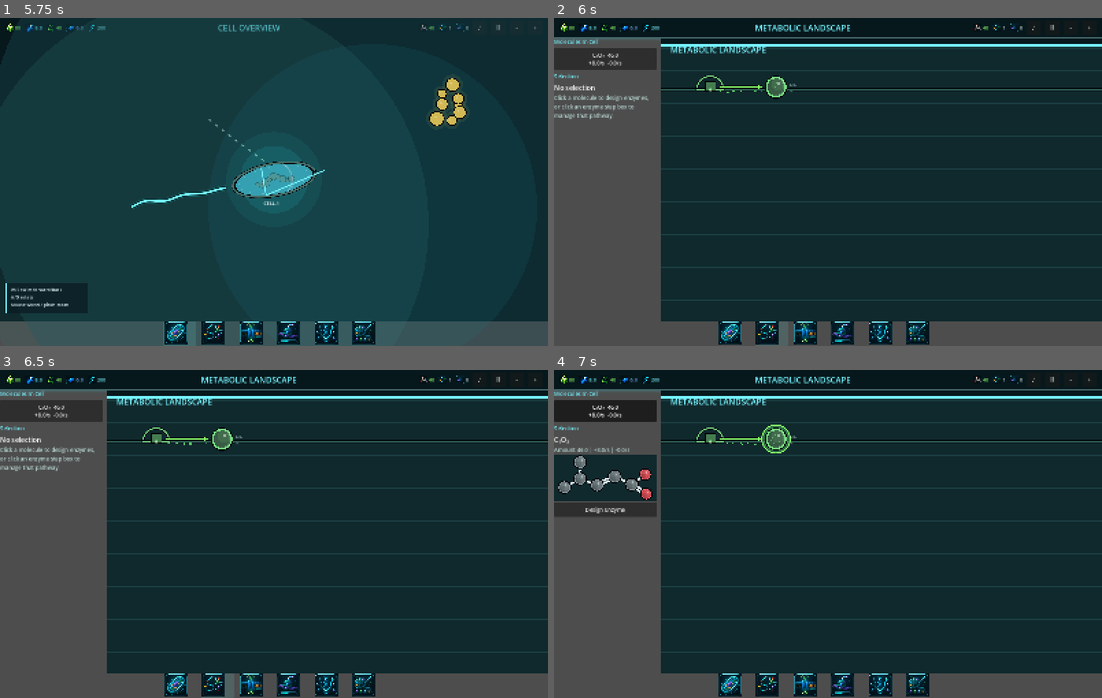
Above: before the commit, frames 1-4 (two rows, left to right).
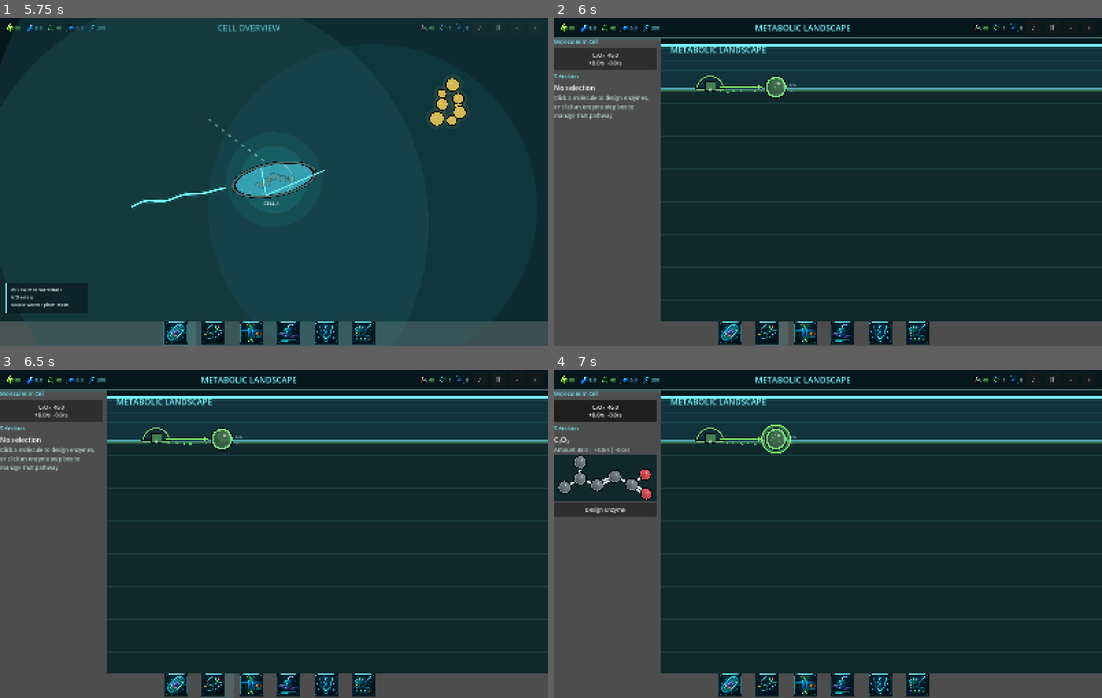
Above: after the commit, the same moments.

Repository: EliasEnglund/SimCell
Game: Godot game, scene res://scenes/main.tscn
Two runs of this game, one before a commit and one after it. Both use one fixed random seed, a clock stepped at 60 frames per second and the inputs below.
Inputs (mouse positions are in pixels of both pictures, inside the frame that each line leads up to):
- Up to frame 1 (5.75 s): click "PLAY" at 0.5 s; click "♪" at 1.25 s; click "♫" at 2 s; click "Ⅱ" at 2.75 s; click "-" at 3.5 s; click "+" at 4.25 s; click (180, 332) at 5.02 s
- Up to frame 2 (6 s): click (773, 332) at 5.77 s
- Up to frame 3 (6.5 s): no input
- Up to frame 4 (7 s): click "C₆O₂ 46.0 +8.0/s -0.0/s" at 6.5 s

Frame 1 is identical in both runs. In frame 2, 1.2% of the frame differs, in the area x 19-100%, y 12-23%; in frame 3, 1.2%; in frame 4, 1.2%.

Commit message:
Clarify metabolism boundary and route behavior

Diff:
--- a/scripts/ui/metabolism_workspace.gd
+++ b/scripts/ui/metabolism_workspace.gd
@@ -124,7 +124,7 @@
 		elif _dragging_route and not _drag_route_key.is_empty():
 			var local_route: Vector2 = event.position - global_position
 			if _drag_distance + event.position.distance_to(_last_mouse) > 6.0:
-				_manual_route_bends[_drag_route_key] = _snap_to_grid_cell_center((local_route - pan_offset) / zoom)
+				_manual_route_bends[_drag_route_key] = _clamp_route_bend(_snap_to_grid_cell_center((local_route - pan_offset) / zoom))
 		else:
 			pan_offset += event.position - _last_mouse
 		_drag_distance += event.position.distance_to(_last_mouse)
@@ -148,16 +148,20 @@
 		var size_px: Vector2 = _visible_sizes.get(_drag_molecule_id, MOLECULE_CARD_SIZE * zoom)
 		_layout_positions[_drag_molecule_id] = _nearest_available_node_position(_snap_node_to_grid_cell(_layout_positions[_drag_molecule_id], size_px / zoom), size_px / zoom, _drag_molecule_id)
 		_manual_positions[_drag_molecule_id] = true
+		_clear_route_bends_for_node(_drag_molecule_id)
 		rebuild_after = true
 	elif _dragging_goal and not _drag_goal_id.is_empty() and _manual_goal_positions.has(_drag_goal_id):
 		var goal_size_px: Vector2 = _visible_goal_sizes.get(_drag_goal_id, GOAL_CARD_SIZE * zoom)
 		_manual_goal_positions[_drag_goal_id] = _nearest_available_node_position(_snap_node_to_grid_cell(_manual_goal_positions[_drag_goal_id], goal_size_px / zoom), goal_size_px / zoom, _drag_goal_id)
+		_clear_route_bends_for_node(_drag_goal_id)
+		_clear_route_bends_for_goal(_drag_goal_id)
 		rebuild_after = true
 	elif _dragging_source and not _drag_source_key.is_empty() and _manual_import_sources.has(_drag_source_key):
 		_manual_import_sources[_drag_source_key] = _nearest_available_source_position(_manual_import_sources[_drag_source_key], _drag_source_key)
+		_manual_route_bends.erase("transport:%s" % _drag_source_key)
 		rebuild_after = true
 	elif _dragging_route and not _drag_route_key.is_empty() and _manual_route_bends.has(_drag_route_key):
-		_manual_route_bends[_drag_route_key] = _snap_to_grid_cell_center(_manual_route_bends[_drag_route_key])
+		_manual_route_bends[_drag_route_key] = _clamp_route_bend(_snap_to_grid_cell_center(_manual_route_bends[_drag_route_key]))
 		rebuild_after = true
 	_dragging_molecule = false
 	_dragging_goal = false
@@ -230,6 +234,7 @@
 	board.pan_offset = pan_offset
 	board.zoom = zoom
 	board.grid_cell = GRID_CELL
+	board.membrane_line_y = MEMBRANE_LINE_Y
 	board.set_anchors_preset(Control.PRESET_FULL_RECT)
 	board.mouse_filter = Control.MOUSE_FILTER_IGNORE
 	add_child(board)
@@ -455,6 +460,60 @@
 func _reaction_route_key(reaction: Dictionary, product_id: String) -> String:
 	return "reaction:%s:%s" % [str(reaction.get("blueprint_id", "")), product_id]
 
+func _clear_route_bends_for_node(node_id: String) -> void:
+	if node_id.is_empty():
+		return
+	var remove_keys: Array[String] = []
+	for key in _manual_route_bends.keys():
+		var route_key := str(key)
+		if route_key.begins_with("transport:"):
+			if route_key.ends_with(":%s" % node_id):
+				remove_keys.append(route_key)
+			continue
+		if route_key.begins_with("reaction:") and _route_key_touches_molecule(route_key, node_id):
+			remove_keys.append(route_key)
+	for key in remove_keys:
+		_manual_route_bends.erase(key)
+
+func _clear_route_bends_for_goal(goal_id: String) -> void:
+	if goal_id != "amino_acids" or simulation == null:
+		return
+	var remove_keys: Array[String] = []
+	for key in _manual_route_bends.keys():
+		var route_key := str(key)
+		if not route_key.begins_with("reaction:"):
+			continue
+		var product_id := _route_key_product_id(route_key)
+		if not product_id.is_empty() and simulation.has_method("is_target_molecule_id") and simulation.is_target_molecule_id(product_id):
+			remove_keys.append(route_key)
+	for key in remove_keys:
+		_manual_route_bends.erase(key)
+
+func _route_key_touches_molecule(route_key: String, molecule_id: String) -> bool:
+	var product_id := _route_key_product_id(route_key)
+	if product_id == molecule_id:
+		return true
+	var parts := route_key.split(":")
+	if parts.size() < 3:
+		return false
+	var blueprint_id := ":".join(parts.slice(1, parts.size() - 1))
+	if simulation != null and simulation.enzyme_blueprints.has(blueprint_id):
+		var blueprint: Dictionary = simulation.enzyme_blueprints[blueprint_id]
+		return str(blueprint.get("substrate", "")) == molecule_id
+	return false
+
+func _route_key_product_id(route_key: String) -> String:
+	var parts := route_key.split(":")
+	if parts.size() < 3:
+		return ""
+	return str(parts[parts.size() - 1])
+
+func _clamp_route_bend(bend: Vector2) -> Vector2:
+	var clamped := bend
+	clamped.x = clampf(clamped.x, WORLD_BOUNDS.position.x + GRID_CELL * 0.5, WORLD_BOUNDS.end.x - GRID_CELL * 0.5)
+	clamped.y = clampf(clamped.y, MEMBRANE_LINE_Y + GRID_CELL, WORLD_BOUNDS.end.y - GRID_CELL * 0.5)
+	return clamped
+
 func _register_route_hover(points: Array[Vector2], reaction: Dictionary, route_key: String = "") -> void:
 	_visible_routes.append({
 		"points": points.duplicate(),
@@ -508,14 +567,7 @@
 					add_child(arrow)
 					_register_flux_route(arrow.points, str(molecule_id), str(molecule_id), {"rate": 0.65, "active_count": 1})
 		elif goal_id == "dna":
-			var anchor := _node_port(goal_rect.position, goal_rect.size, Vector2.LEFT)
-			var hint := FutureGoalArrow.new()
-			hint.start = anchor + Vector2(-150.0 * zoom, 0.0)
-			hint.end = anchor
-			hint.label = "future nucleotide route"
-			hint.zoom_scale = zoom
-			hint.set_anchors_preset(Control.PRESET_FULL_RECT)
-			add_child(hint)
+			pass
 
 func _draw_membrane_transport_arrows(positions: Dictionary, sizes: Dictionary) -> void:
 	for transport in simulation.membrane_transport_arrows():
@@ -924,14 +976,14 @@
 		{
 			"id": "amino_acids",
 			"title": "AMINO ACID SINK",
-			"subtitle": "N-C-COOH -> protein points",
+			"subtitle": "",
 			"color": Color("8cff6a"),
 			"rect": Rect2(Vector2(_manual_goal_positions["amino_acids"]) * zoom + pan_offset, size_px)
 		},
 		{
 			"id": "dna",
 			"title": "DNA POINT SINK",
-			"subtitle": "5C ring + N + P route",
+			"subtitle": "",
 			"color": Color("76f4ff"),
 			"rect": Rect2(Vector2(_manual_goal_positions["dna"]) * zoom + pan_offset, size_px)
 		}
@@ -1501,7 +1553,9 @@
 			_draw_dna_symbol(symbol_center, radius * 0.56)
 		var label_pos := Vector2(0.0, center.y + radius + 22.0)
 		draw_string(ThemeDB.fallback_font, label_pos + Vector2(0.0, 0.0), str(goal.get("title", "GOAL")), HORIZONTAL_ALIGNMENT_CENTER, size.x, maxf(9.0, 13.0 * size.x / 172.0), color)
-		draw_string(ThemeDB.fallback_font, label_pos + Vector2(0.0, 20.0), str(goal.get("subtitle", "")), HORIZONTAL_ALIGNMENT_CENTER, size.x, maxf(8.0, 10.0 * size.x / 172.0), Color(0.78, 0.91, 0.91, 0.82))
+		var subtitle := str(goal.get("subtitle", ""))
+		if not subtitle.is_empty():
+			draw_string(ThemeDB.fallback_font, label_pos + Vector2(0.0, 20.0), subtitle, HORIZONTAL_ALIGNMENT_CENTER, size.x, maxf(8.0, 10.0 * size.x / 172.0), Color(0.78, 0.91, 0.91, 0.82))
 
 	func _draw_amino_symbol(center: Vector2, radius: float) -> void:
 		var atoms := [
@@ -2017,15 +2071,25 @@
 	var pan_offset := Vector2.ZERO
 	var zoom := 1.0
 	var grid_cell := 128.0
+	var membrane_line_y := 0.0
 
 	func _draw() -> void:
 		var rect := Rect2(world_bounds.position * zoom + pan_offset, world_bounds.size * zoom)
+		var membrane_y := membrane_line_y * zoom + pan_offset.y
+		var outside_rect := Rect2(rect.position, Vector2(rect.size.x, maxf(0.0, membrane_y - rect.position.y)))
+		var inside_rect := Rect2(Vector2(rect.position.x, membrane_y), Vector2(rect.size.x, maxf(0.0, rect.end.y - membrane_y)))
 		draw_rect(rect, Color("10292d"), true)
-		_draw_grid(rect)
+		if outside_rect.size.y > 0.0:
+			draw_rect(outside_rect, Color("0b2229"), true)
+			draw_rect(outside_rect, Color(0.33, 0.78, 0.92, 0.10), true)
+			_draw_outside_bands(outside_rect)
+		if inside_rect.size.y > 0.0:
+			draw_rect(inside_rect, Color("10292d"), true)
+			_draw_grid(inside_rect)
 		draw_rect(rect, Color("0d3a42"), false, 5.0)
 		draw_line(rect.position, rect.position + Vector2(rect.size.x, 0.0), Color("76f4ff"), 4.0, true)
 		draw_line(rect.position + Vector2(0.0, 8.0), rect.position + Vector2(rect.size.x, 8.0), Color(0.55, 1.0, 0.9, 0.35), 2.0, true)
-		draw_string(ThemeDB.fallback_font, rect.position + Vector2(26.0, 32.0), "Drag the board. Click molecules to design enzyme machines.", HORIZONTAL_ALIGNMENT_LEFT, -1, 13, Color(0.78, 0.95, 0.96, 0.70))
+		draw_string(ThemeDB.fallback_font, rect.position + Vector2(26.0, 32.0), "EXTRACELLULAR SOURCE ZONE", HORIZONTAL_ALIGNMENT_LEFT, -1, 13, Color(0.62, 0.95, 1.0, 0.70))
 
 	func _draw_grid(rect: Rect2) -> void:
 		var screen_spacing := grid_cell * zoom
@@ -2044,6 +2108,13 @@
 			draw_line(Vector2(rect.position.x, y), Vector2(rect.end.x, y), Color(0.45, 1.0, 1.0, 0.105), 1.2, true)
 			world_y += grid_cell
 
+	func _draw_outside_bands(rect: Rect2) -> void:
+		var spacing := maxf(10.0, grid_cell * zoom * 0.24)
+		var y := rect.position.y + spacing
+		while y < rect.end.y:
+			draw_line(Vector2(rect.position.x, y), Vector2(rect.end.x, y), Color(0.42, 0.90, 1.0, 0.055), 1.0, true)
+			y += spacing
+
 class MetabolismMembraneLine:
 	extends Control
 
@@ -2057,8 +2128,10 @@
 		var x0 := world_bounds.position.x * zoom + pan_offset.x
 		var x1 := world_bounds.end.x * zoom + pan_offset.x
 		var y := line_y * zoom + pan_offset.y
-		draw_line(Vector2(x0, y), Vector2(x1, y), Color("02070b"), 7.0, true)
-		draw_line(Vector2(x0, y), Vector2(x1, y), Color(0.50, 1.0, 0.86, 0.36), 2.2, true)
+		draw_line(Vector2(x0, y), Vector2(x1, y), Color("02070b"), 12.0, true)
+		draw_line(Vector2(x0, y - 3.0), Vector2(x1, y - 3.0), Color(0.42, 0.95, 1.0, 0.70), 2.6, true)
+		draw_line(Vector2(x0, y + 3.0), Vector2(x1, y + 3.0), Color(0.55, 1.0, 0.70, 0.45), 2.2, true)
+		draw_line(Vector2(x0, y), Vector2(x1, y), Color(0.50, 1.0, 0.86, 0.52), 1.5, true)
 		var tick_spacing := grid_cell * zoom
 		if tick_spacing < 12.0:
 			return
